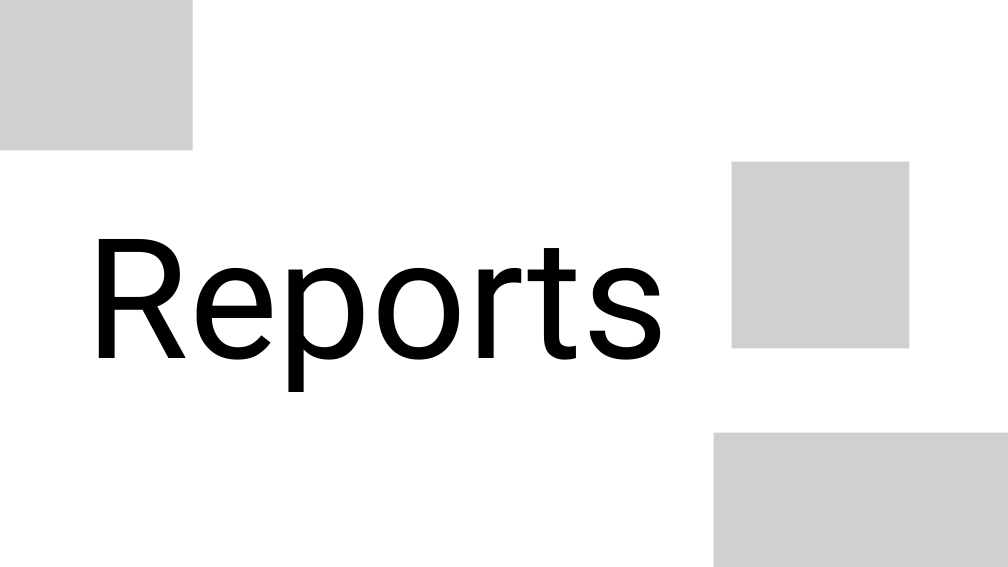
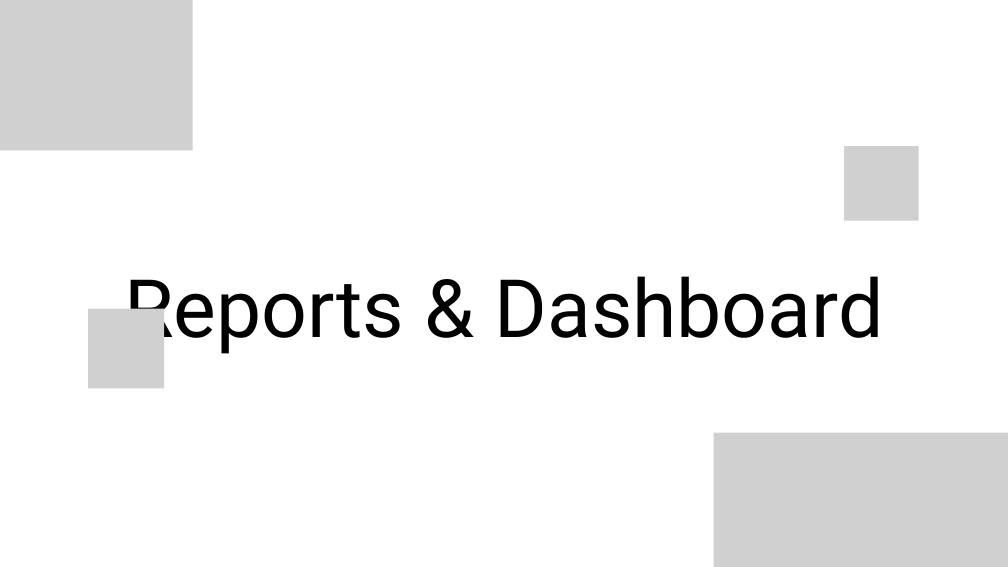
Before and after one commit to mo7amed3mad02/Project-DEPI, a slide deck: slide 13 of Graduation Project/INFO/DEPI PROJECT.pptx. Drawn at 1008x567 pixels with LibreOffice and Linux fonts; fonts in the diff are those of the drawing; grey boxes stand for pictures; background and template pictures are left out. Boxes give left, top, right and bottom in pixels: in the first picture for what was removed or moved away, otherwise in the second. Text is boxed around its words. In the diff, an @@ line names an element or a change of style, - is before the commit and + after.

```diff
--- a/Graduation Project/INFO/DEPI PROJECT.pptx
+++ b/Graduation Project/INFO/DEPI PROJECT.pptx
@@ picture added at [844, 146, 919, 221] @@
@@ picture removed at [731, 162, 909, 349] @@
@@ text at [124, 276, 884, 356]: text changed; size 239.2 to 115 pt @@
-Reports
+Reports & Dashboard
@@ picture added at [88, 308, 164, 388] @@
```
Also in this commit, not shown: 1 other slide changed, 2 slides removed.
